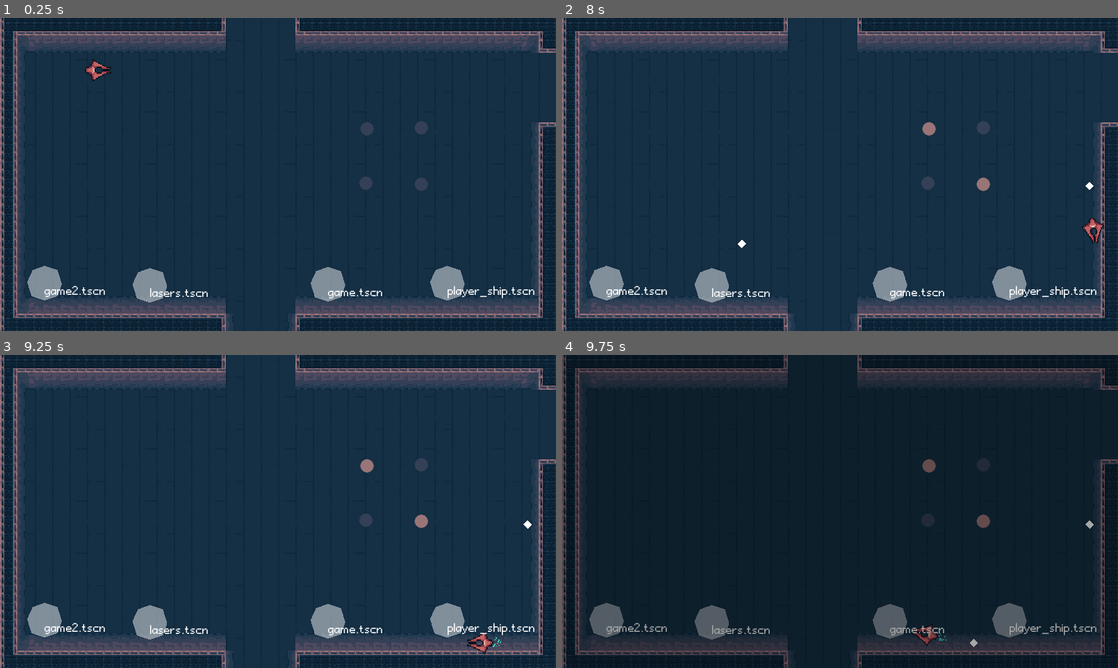
Above: before the commit, frames 1-4 (two rows, left to right).
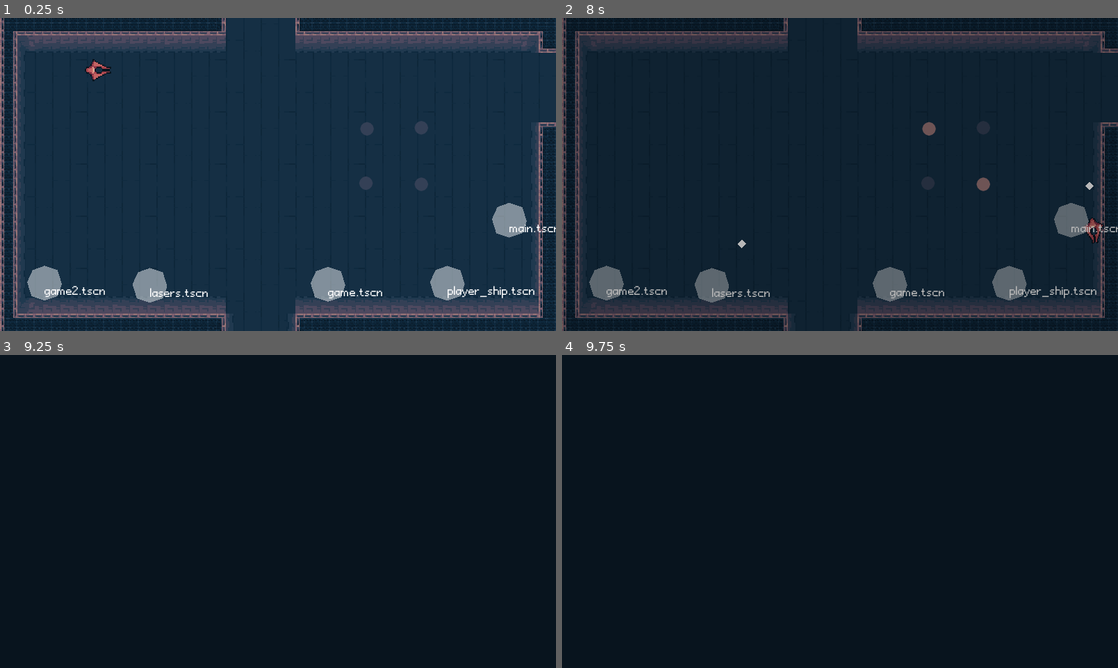
Above: after the commit, the same moments.

Repository: boukew99/godot_wild_jam_34
Game: Godot game, scene res://physics/2d/room/test_room.tscn
The game is run twice, just before and just after one commit, with the same random seed, the same clock (stepped at 60 frames per second) and the same inputs.
Inputs (mouse positions are in pixels of both pictures, inside the frame that each line leads up to):
- Up to frame 1 (0.25 s): no input
- Up to frame 2 (8 s): tap Enter (ui_accept) at 0.5, 0.77, 1.52, 3.02, 3.5, 3.77, 4.52, 6.02, 6.77, 7.52 s; move the mouse to (812, 237) at 0.52 s; hold X (bomb) 0.53-1.28 s; hold Up (move_up) 0.53-2.03 s; click (812, 237) at 0.67 s; move the mouse to (1006, 221) at 1.27 s; tap Z (laser) at 1.35, 5.85 s; move the mouse to (673, 127) at 2.02 s; hold C (nitro) 2.03-2.78 s; hold Left (move_left) 2.03-3.53 s; move the mouse to (867, 174) at 2.77 s; tap X (bomb) at 2.85, 7.35 s; click (867, 174) at 2.92 s; move the mouse to (756, 96) at 3.52 s; hold Down (move_down) 3.53-4.28 s; hold Z (laser) 3.53-4.28 s; move the mouse to (962, 158) at 4.27 s; hold Right (move_right) 4.28-5.03 s; tap C (nitro) at 4.35 s; move the mouse to (728, 190) at 5.02 s; hold Up (move_up) 5.03-5.78 s; hold X (bomb) 5.03-5.78 s; click (728, 190) at 5.17 s; move the mouse to (895, 105) at 5.77 s; hold Right (move_right) from 5.78 s (still down); move the mouse to (812, 237) at 6.52 s; hold C (nitro) 6.53-7.28 s; move the mouse to (1006, 221) at 7.27 s; click (1006, 221) at 7.42 s
- Up to frame 3 (9.25 s): move the mouse to (111, 464) at 8.02 s; release Right (move_right) at 8.03 s; hold Down (move_down) 8.03-8.78 s; hold Z (laser) 8.03-8.78 s; tap Enter (ui_accept) at 8.75, 9.02 s; move the mouse to (305, 511) at 8.77 s; hold Left (move_left) from 8.78 s (still down); tap C (nitro) at 8.85 s
- Up to frame 4 (9.75 s): tap Enter (ui_accept) at 9.5 s; move the mouse to (756, 433) at 9.52 s; release Left (move_left) at 9.53 s; hold Up (move_up) from 9.53 s (still down); hold X (bomb) from 9.53 s (still down); click (756, 433) at 9.67 s

The runs differ from the first frame. In frame 1, 0.6% of the frame differs, in the area x 88-100%, y 59-71%; in frame 2, 10%; in frame 3, 95%, in the area x 0-100%, y 0-100%; in frame 4, 14%.

Commit message:
main room add

Diff:
--- a/godot_wild_jam_34/physics/2d/room/test_room.tscn
+++ b/godot_wild_jam_34/physics/2d/room/test_room.tscn
@@ -56,3 +56,7 @@
 [node name="RoomTransfer4" parent="." instance=ExtResource( 7 )]
 position = Vector2( 412, 244 )
 room_path = "res://physics/2d/object/player_ship.tscn"
+
+[node name="RoomTransfer5" parent="." instance=ExtResource( 7 )]
+position = Vector2( 469, 186 )
+room_path = "res://main.tscn"
